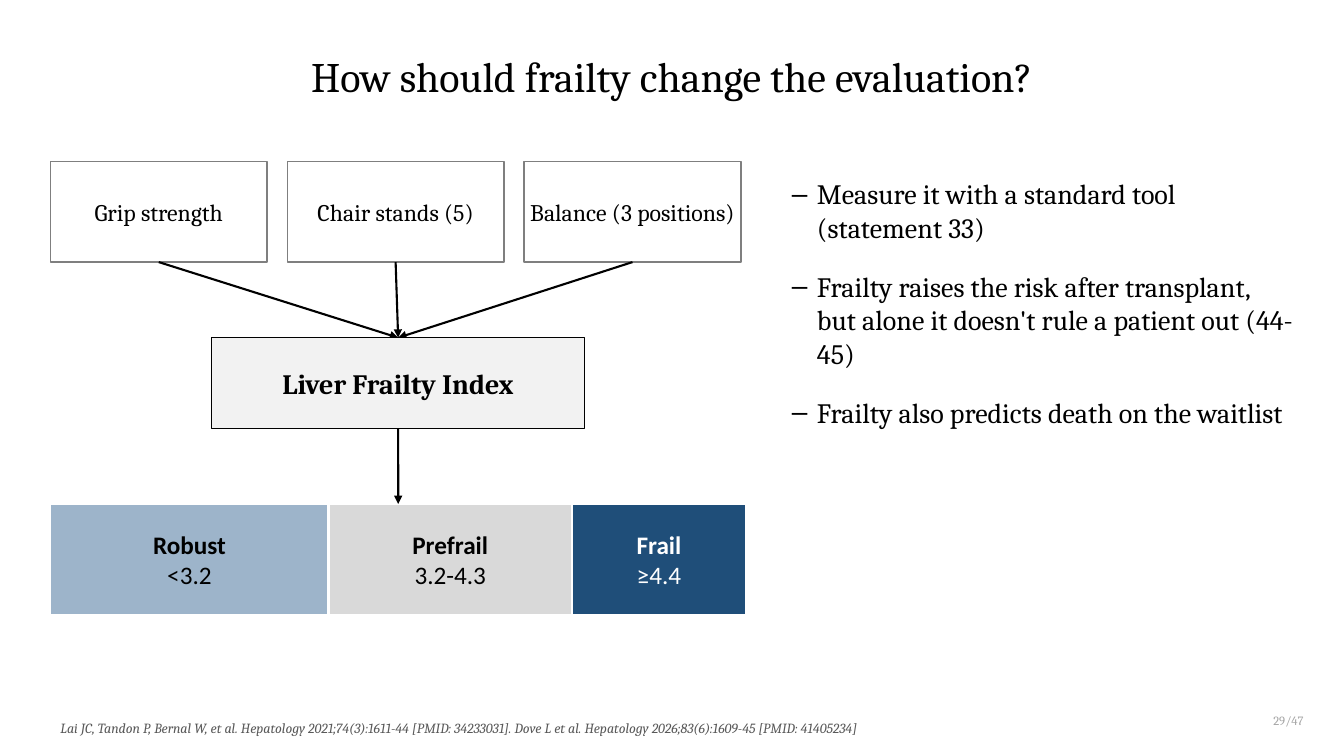
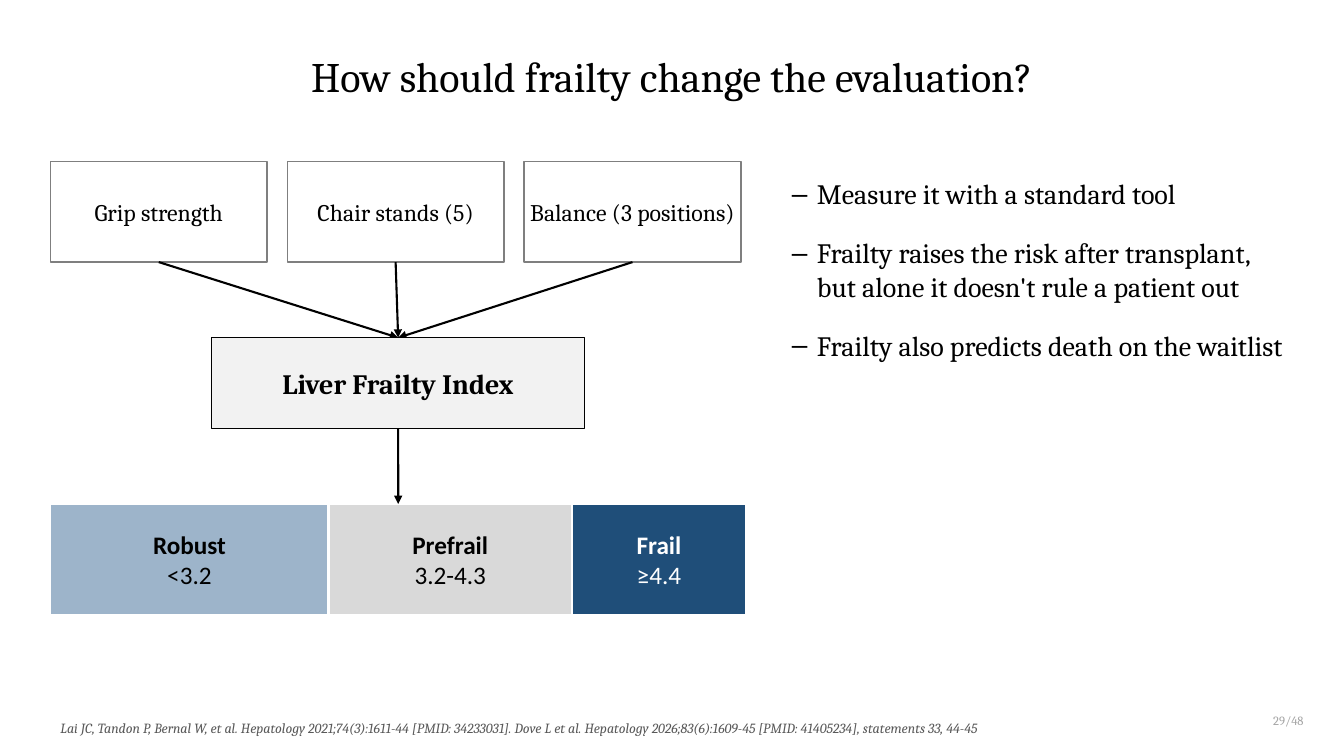
Before and after one commit to qaddodi/mohammad-almeqdadi-lectures, a slide deck: slide 31 of lectures/liver-transplant-grand-rounds-mmc-2026/Liver Transplantation When to Refer and Whats New.pptx. Drawn at 1344x756 pixels with LibreOffice and Linux fonts; fonts in the diff are those of the drawing. Boxes give left, top, right and bottom in pixels: in the first picture for what was removed or moved away, otherwise in the second. Text is boxed around its words. In the diff, an @@ line names an element or a change of style, - is before the commit and + after.

```diff
--- a/lectures/liver-transplant-grand-rounds-mmc-2026/Liver Transplantation When to Refer and Whats New.pptx
+++ b/lectures/liver-transplant-grand-rounds-mmc-2026/Liver Transplantation When to Refer and Whats New.pptx
@@ text at (817, 184, 1251, 303): text changed @@
-– Measure it with a standard tool (statement 33)
-– Frailty raises the risk after transplant, but alone it doesn't rule a patient out (44-45)
+– Measure it with a standard tool
+– Frailty raises the risk after transplant, but alone it doesn't rule a patient out
@@ text at (1273, 717, 1303, 726): text changed @@
-29/47
+29/48
@@ text at (60, 723, 977, 736): text changed @@
-Lai JC, Tandon P, Bernal W, et al. Hepatology 2021;74(3):1611-44 [PMID: 34233031]. Dove L et al. Hepatology 2026;83(6):1609-45 [PMID: 41405234]
+Lai JC, Tandon P, Bernal W, et al. Hepatology 2021;74(3):1611-44 [PMID: 34233031]. Dove L et al. Hepatology 2026;83(6):1609-45 [PMID: 41405234], statements 33, 44-45
```
Also in this commit, not shown: 46 other slides changed, 3 slides added, 1 slide removed, 4 other files.
